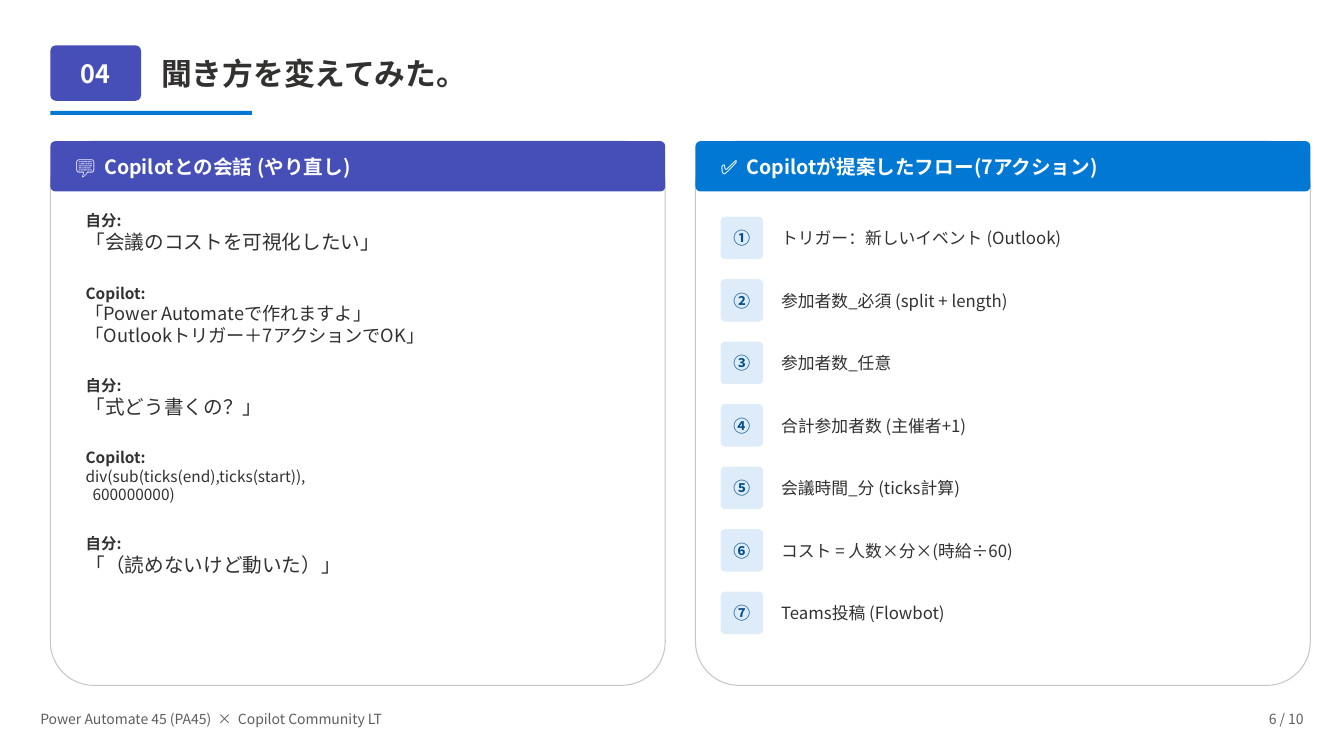
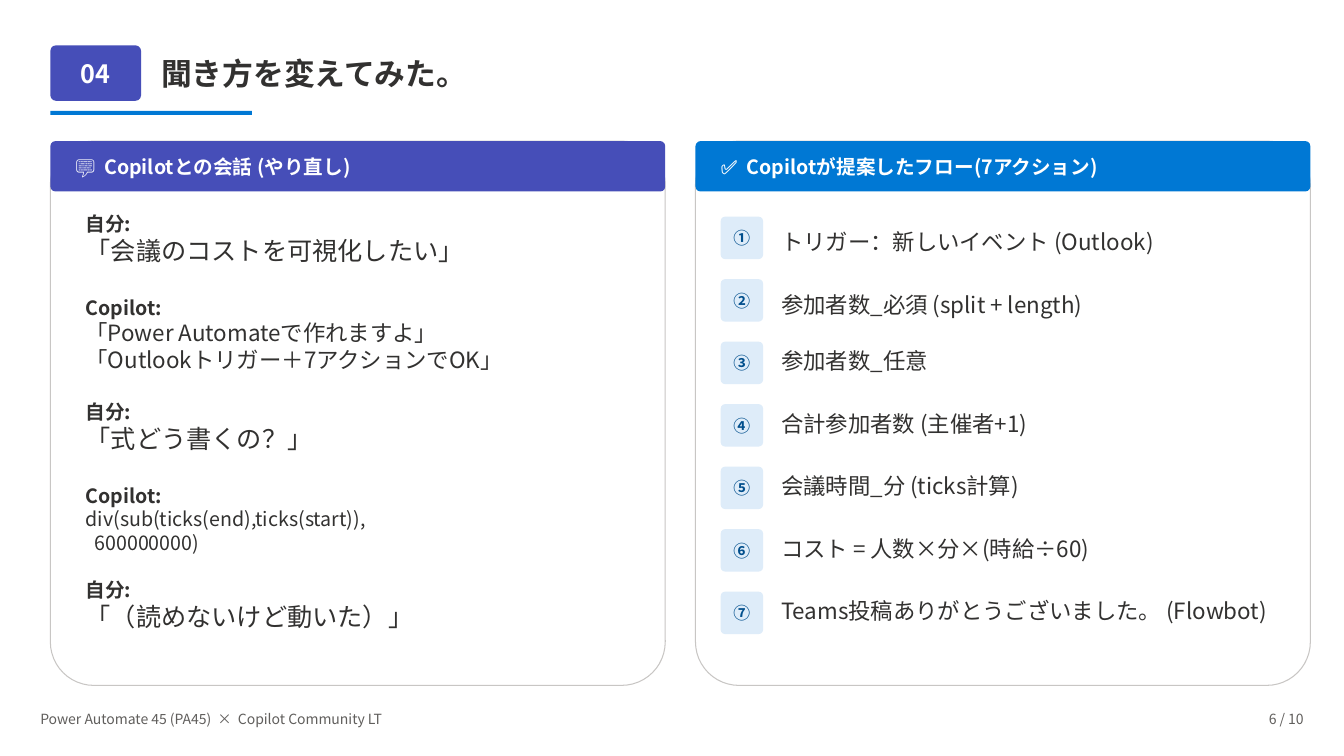
Before and after one commit to Haru-PowerPlatform/pa45, a slide deck: slide 6 of assets/pa45/LT001_Copilot_MeetingCostBot_20260428.pptx. Drawn at 1344x756 pixels with LibreOffice and Linux fonts; fonts in the diff are those of the drawing. Boxes give left, top, right and bottom in pixels: in the first picture for what was removed or moved away, otherwise in the second. Text is boxed around its words. In the diff, an @@ line names an element or a change of style, - is before the commit and + after.

```diff
--- a/assets/pa45/LT001_Copilot_MeetingCostBot_20260428.pptx
+++ b/assets/pa45/LT001_Copilot_MeetingCostBot_20260428.pptx
@@ text "自分:" at (x1=86, y1=214, x2=464, y2=629): size 11 to 14 pt in "自分:", "Copilot:", "自分:", "Copilot:" and 3 more places; size 14 to 18 pt in "「会議のコストを可視化したい」", "「式どう書くの？」", "「（読めないけど動いた）」"; size 13 to 16 pt in "「Power Automateで作れますよ」", "「Outlookトリガー＋7アクションでOK」" @@
@@ size 12 to 16 pt in 6 elements at (x1=781, y1=350, x2=928, y2=372), (x1=781, y1=413, x2=1027, y2=437), (x1=781, y1=475, x2=1019, y2=499), (x1=781, y1=538, x2=1090, y2=562), (x1=781, y1=231, x2=1153, y2=255), (x1=781, y1=294, x2=1082, y2=318) @@
@@ text at (x1=781, y1=600, x2=1266, y2=624): text changed; size 12 to 16 pt @@
-Teams投稿 (Flowbot)
+Teams投稿ありがとうございました。 (Flowbot)
```
Also in this commit, not shown: 6 other slides changed, 1 slide removed.
